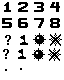
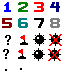
Layer changes from the first 64 × 80 image to the second:
hid group "BW" (14 layers) over [2, 2, 62, 61]
showed group "Color" (13 layers) over [2, 2, 62, 61]
